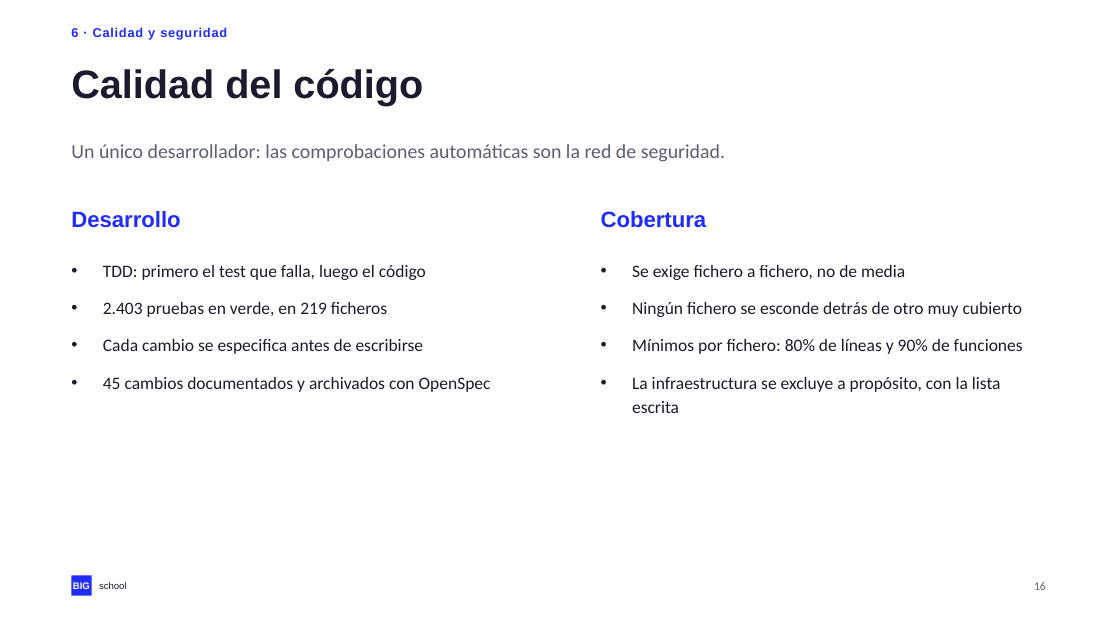
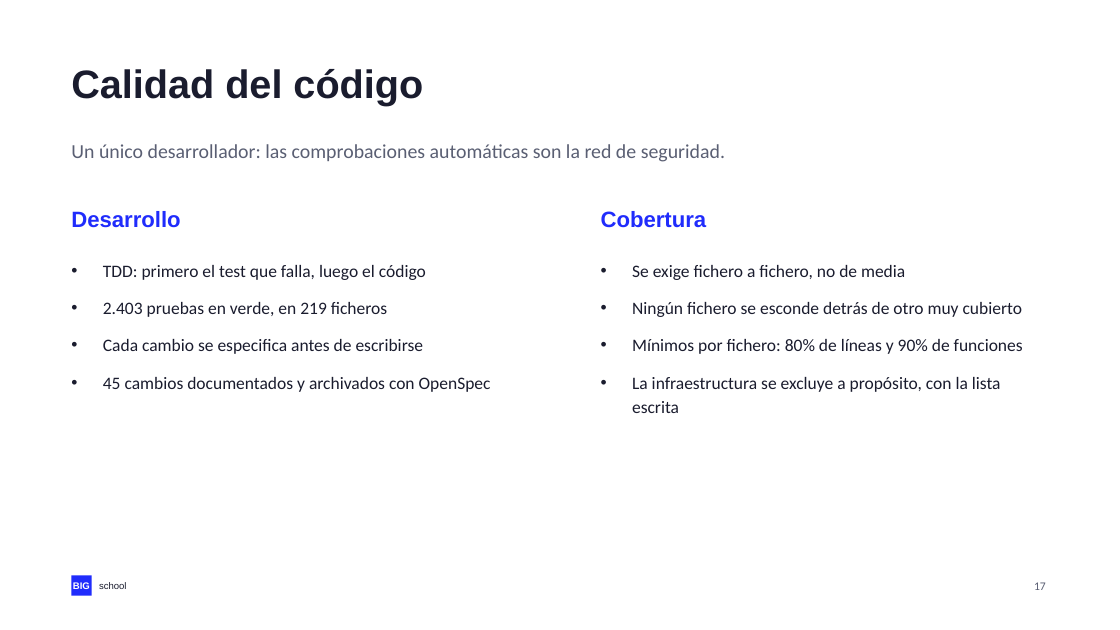
Before and after one commit to NovilloQuinta/intelligent-automotive-diagnostics, a slide deck: slide 17 of docs/presentacion/tfm-intelligent-automotive-diagnostics.pptx (slide 16 before the commit). Drawn at 1120x630 pixels with LibreOffice and Linux fonts; fonts in the diff are those of the drawing. Boxes give left, top, right and bottom in pixels: in the first picture for what was removed or moved away, otherwise in the second. Text is boxed around its words. In the diff, an @@ line names an element or a change of style, - is before the commit and + after.

```diff
--- a/docs/presentacion/tfm-intelligent-automotive-diagnostics.pptx
+++ b/docs/presentacion/tfm-intelligent-automotive-diagnostics.pptx
@@ text removed at box(71, 27, 227, 40) @@
-6 · Calidad y seguridad
@@ text at box(1034, 582, 1046, 590): text changed @@
-16
+17
```
Also in this commit, not shown: 17 other slides changed, 1 slide added, 3 other files.
